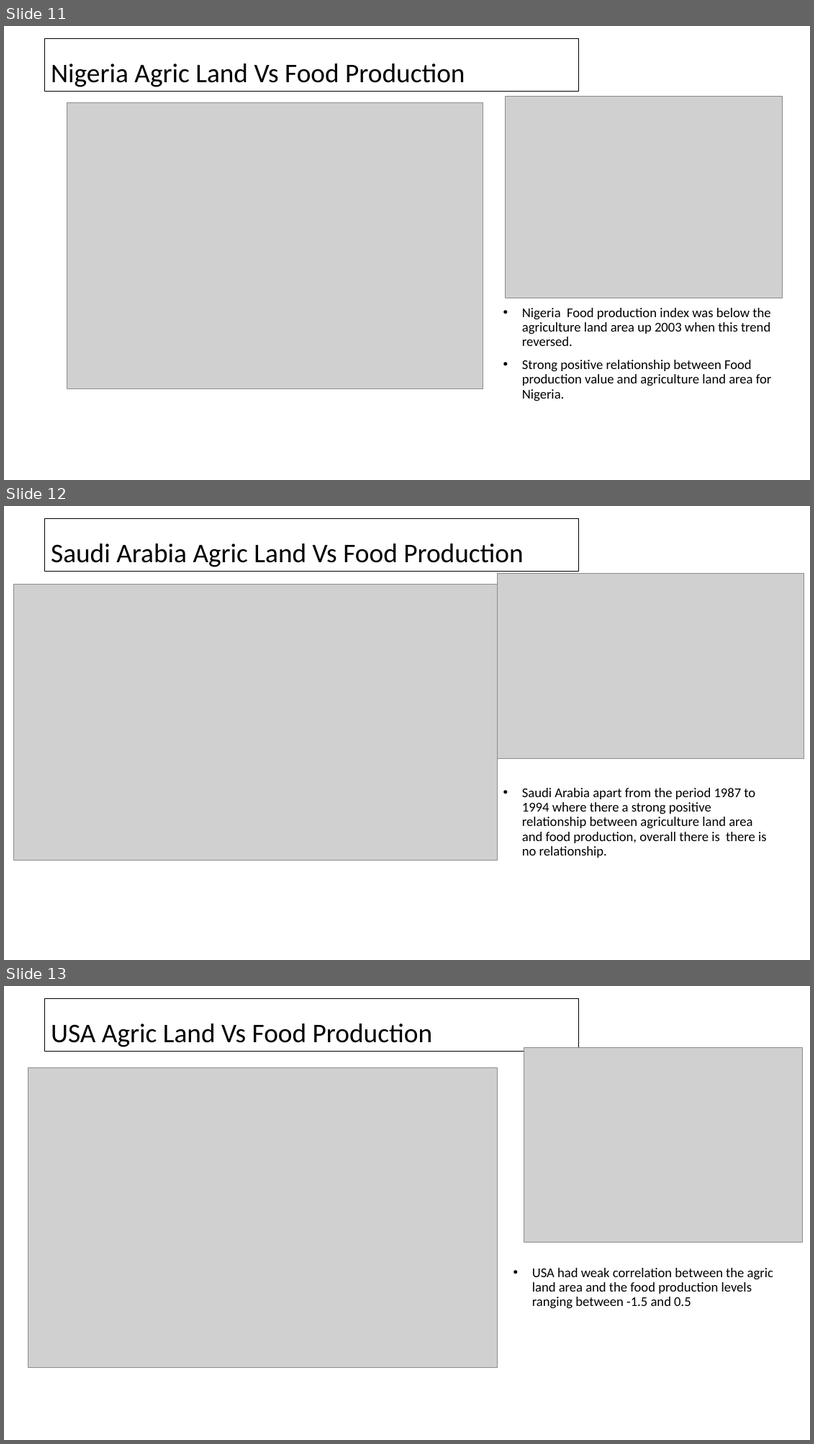
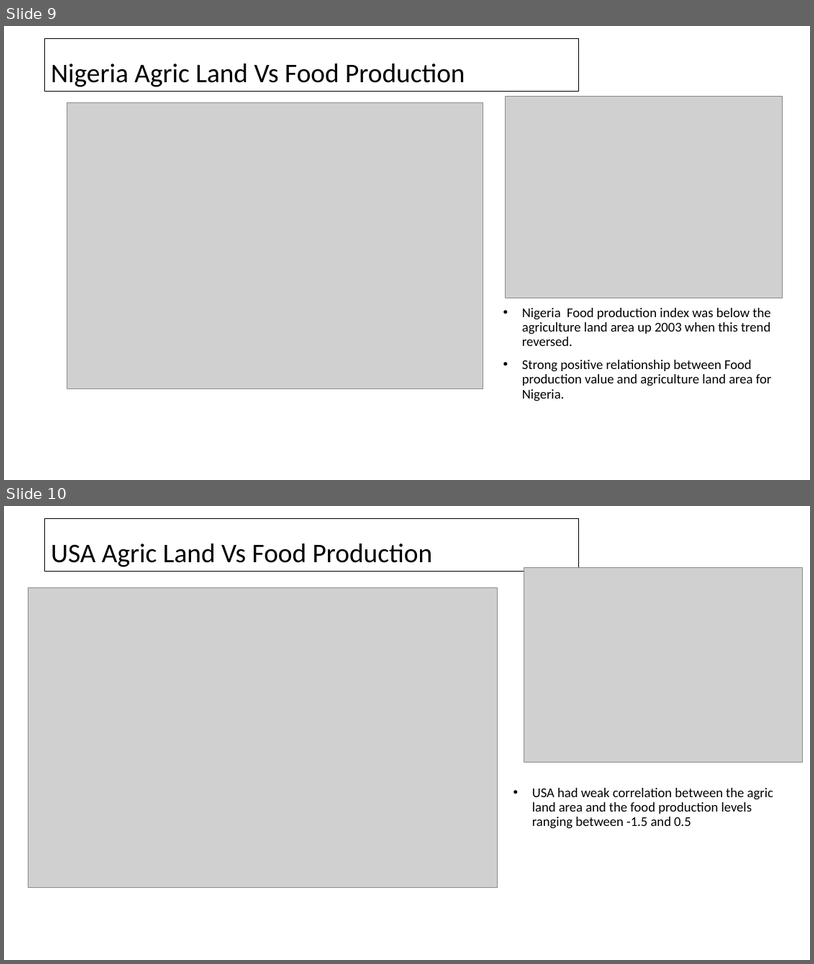
Before and after one commit to sjalasutram/FinTechProject1, a slide deck: reports/Final Presentation - Group1.pptx. Shown one above the other, each under a label of ours: slides 11, 12 and 13 before the commit, slides 9 and 10 after it. The pictures are 814x1444 and 814x964 pixels, drawn with LibreOffice and Linux fonts; fonts in the diff are those of the drawing; grey boxes stand for pictures. Boxes give left, top, right and bottom in pixels: in the first picture for what was removed or moved away, otherwise in the second. Text is boxed around its words. In the diff, an @@ line names an element or a change of style, - is before the commit and + after.

```diff
--- a/reports/Final Presentation - Group1.pptx
+++ b/reports/Final Presentation - Group1.pptx
@@ slide 12 removed at box(4, 506, 810, 960), background #FFFFFF @@
@@ title removed at box(45, 518, 579, 572) @@
-Saudi Arabia Agric Land Vs Food Production
@@ picture removed at box(13, 584, 497, 860) @@
@@ picture removed at box(498, 573, 805, 758) @@
@@ text removed at box(522, 788, 767, 857) @@
-• Saudi Arabia apart from the period 1987 to 1994 where there a strong positive relationship between agriculture land area and food production, overall there is there is no relationship.
@@ what was slide 11 is now slide 9 @@
@@ what was slide 13 is now slide 10 @@
```
Also in this commit, not shown: 1 slide added, 3 other slides removed, 1 other file.
